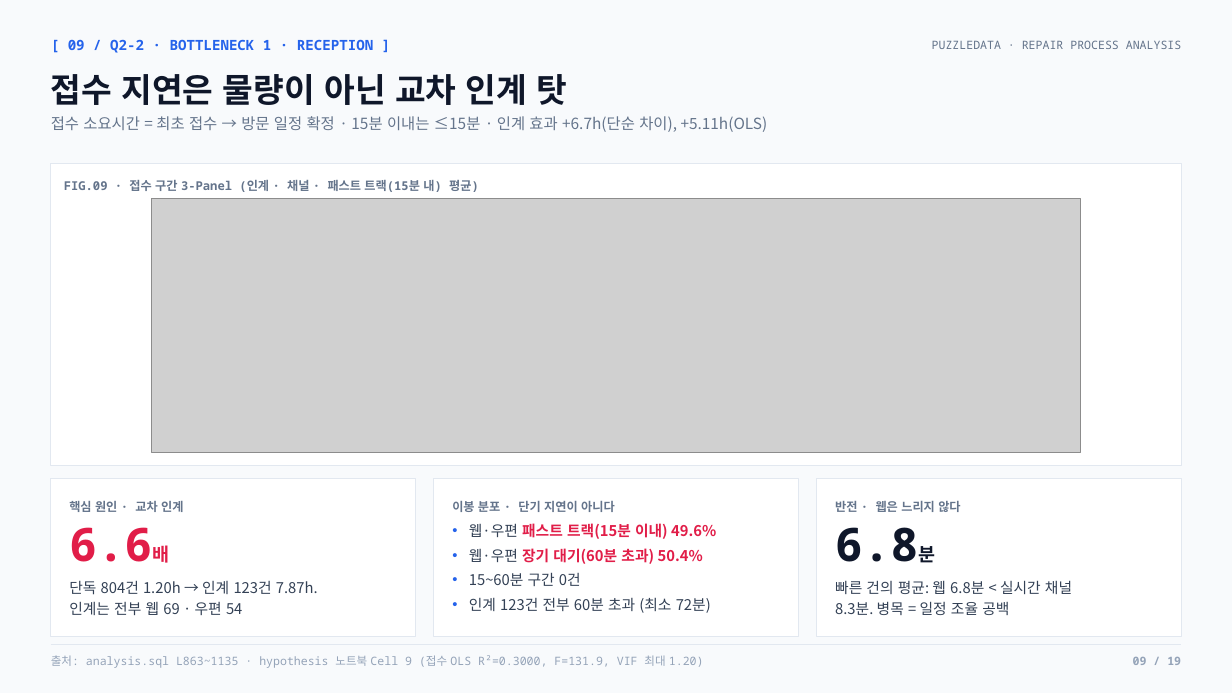
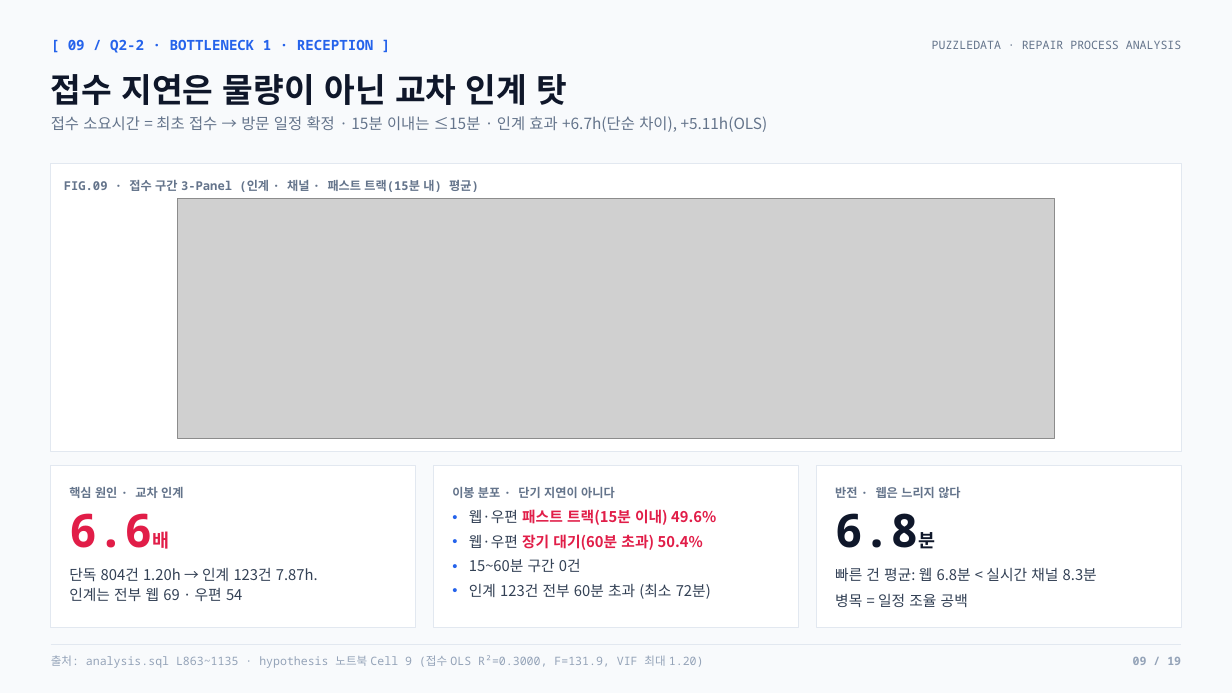
Before and after one commit to nus1245/puzzle_data, a slide deck: slide 9 of outputs/pptx/puzzledata_repair_report.pptx. Drawn at 1232x693 pixels with LibreOffice and Linux fonts; fonts in the diff are those of the drawing; grey boxes stand for pictures. Boxes give left, top, right and bottom in pixels: in the first picture for what was removed or moved away, otherwise in the second. Text is boxed around its words. In the diff, an @@ line names an element or a change of style, - is before the commit and + after.

```diff
--- a/outputs/pptx/puzzledata_repair_report.pptx
+++ b/outputs/pptx/puzzledata_repair_report.pptx
@@ rectangle: place and size @@
-rectangle at (51, 164, 1181, 465)
+rectangle at (51, 164, 1181, 451)
@@ picture: place and size @@
-picture at (152, 198, 1080, 452)
+picture at (177, 198, 1055, 438)
@@ rectangle: place and size @@
-rectangle at (51, 479, 415, 636)
+rectangle at (51, 465, 415, 628)
@@ rectangle: place and size @@
-rectangle at (433, 479, 798, 636)
+rectangle at (433, 465, 798, 628)
@@ rectangle: place and size @@
-rectangle at (817, 479, 1181, 636)
+rectangle at (817, 465, 1181, 628)
@@ 7 texts: place and size @@
-7 texts at (69, 501, 960, 615)
+7 texts at (69, 487, 960, 601)
@@ text at (835, 568, 1097, 581): text changed @@
-빠른 건의 평균: 웹 6.8분 < 실시간 채널
-8.3분. 병목 = 일정 조율 공백
+빠른 건 평균: 웹 6.8분 < 실시간 채널 8.3분
@@ text added at (835, 593, 968, 607), 11.5 pt, text #334155 @@
+병목 = 일정 조율 공백
```
Also in this commit, not shown: 2 other files.
